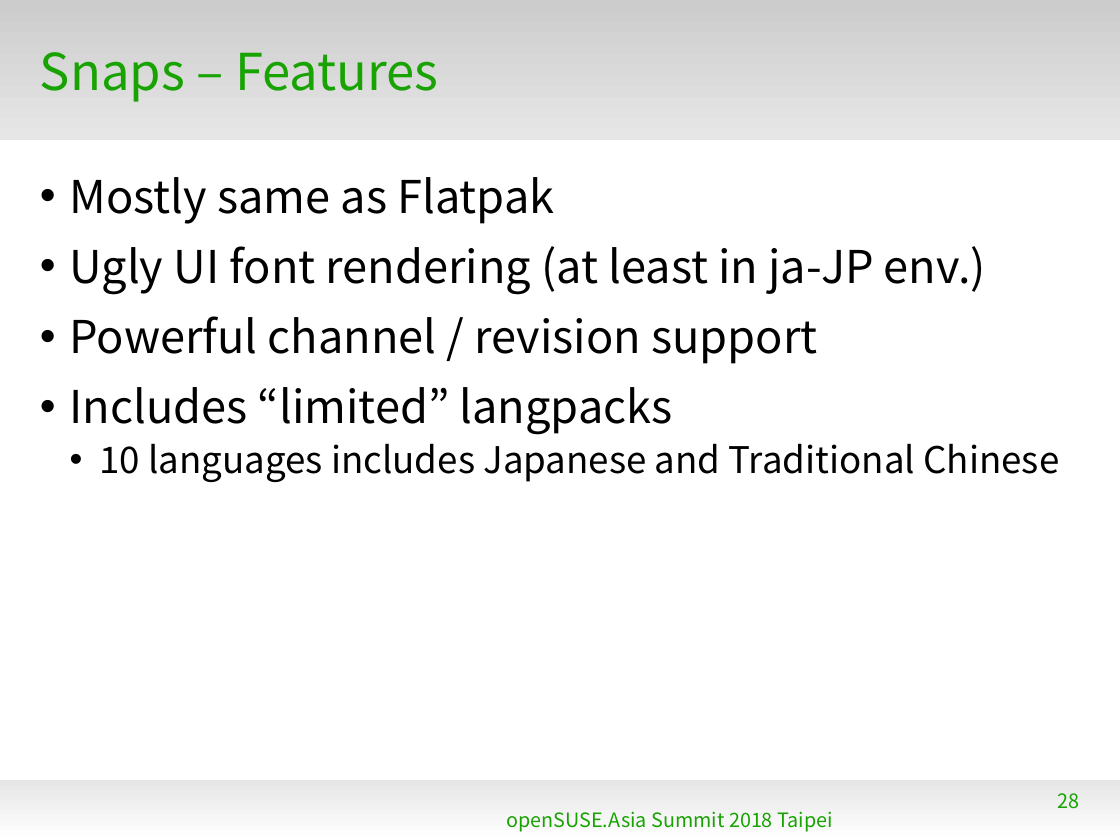
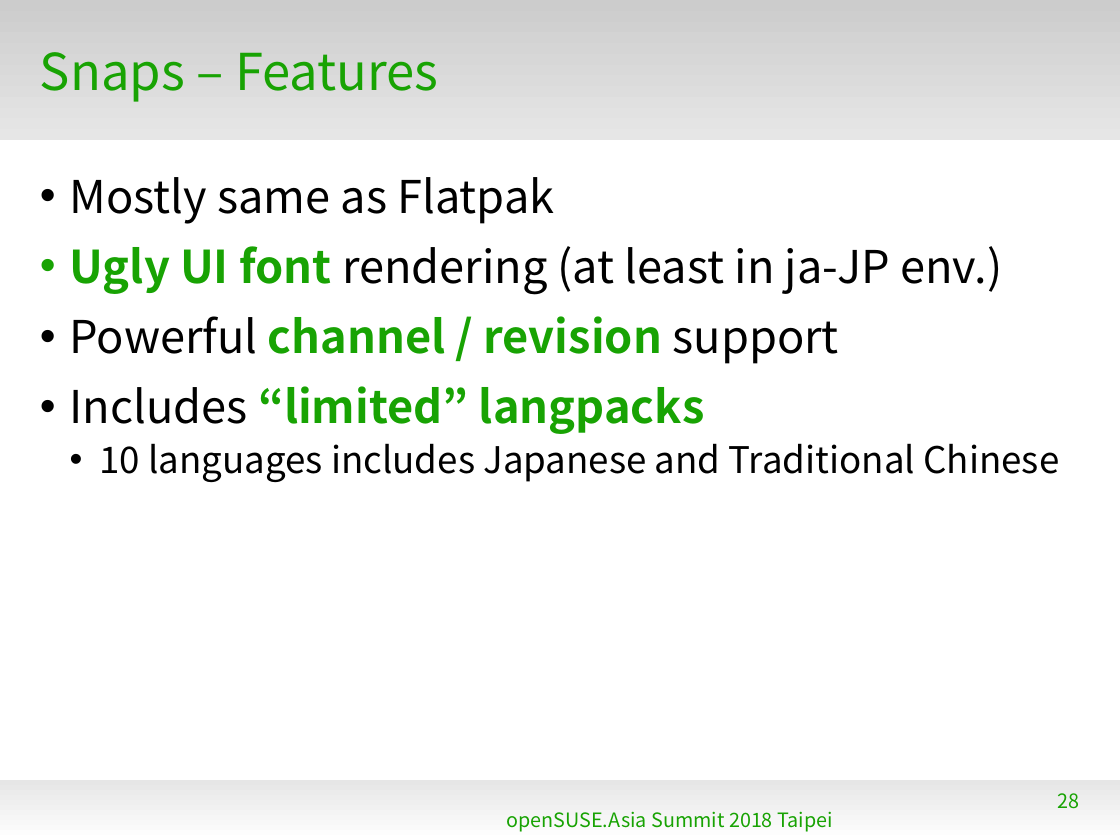
Before and after one commit to naruoga/KantoLibreOffice, a slide deck: slide 28 of 2018-08-openSUSEasia/LatestLibreOffice-openSUSEAsia2018.odp. Drawn at 1120x840 pixels with LibreOffice and Linux fonts; fonts in the diff are those of the drawing; background and template pictures are left out. Boxes give left, top, right and bottom in pixels: in the first picture for what was removed or moved away, otherwise in the second. Text is boxed around its words. In the diff, an @@ line names an element or a change of style, - is before the commit and + after.

```diff
--- a/2018-08-openSUSEasia/LatestLibreOffice-openSUSEAsia2018.odp
+++ b/2018-08-openSUSEasia/LatestLibreOffice-openSUSEAsia2018.odp
@@ text at (70,246,1002,434): text colour #000000 to #18A303, bold on in "Ugly UI font", "channel / revision", "“limited” langpacks" @@
```
Also in this commit, not shown: 3 other slides changed.
